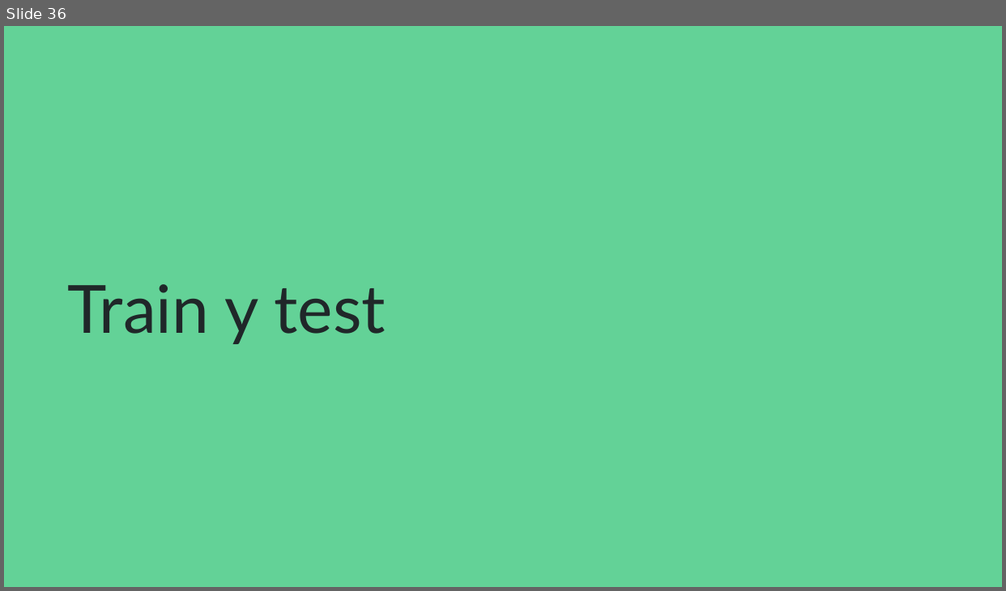
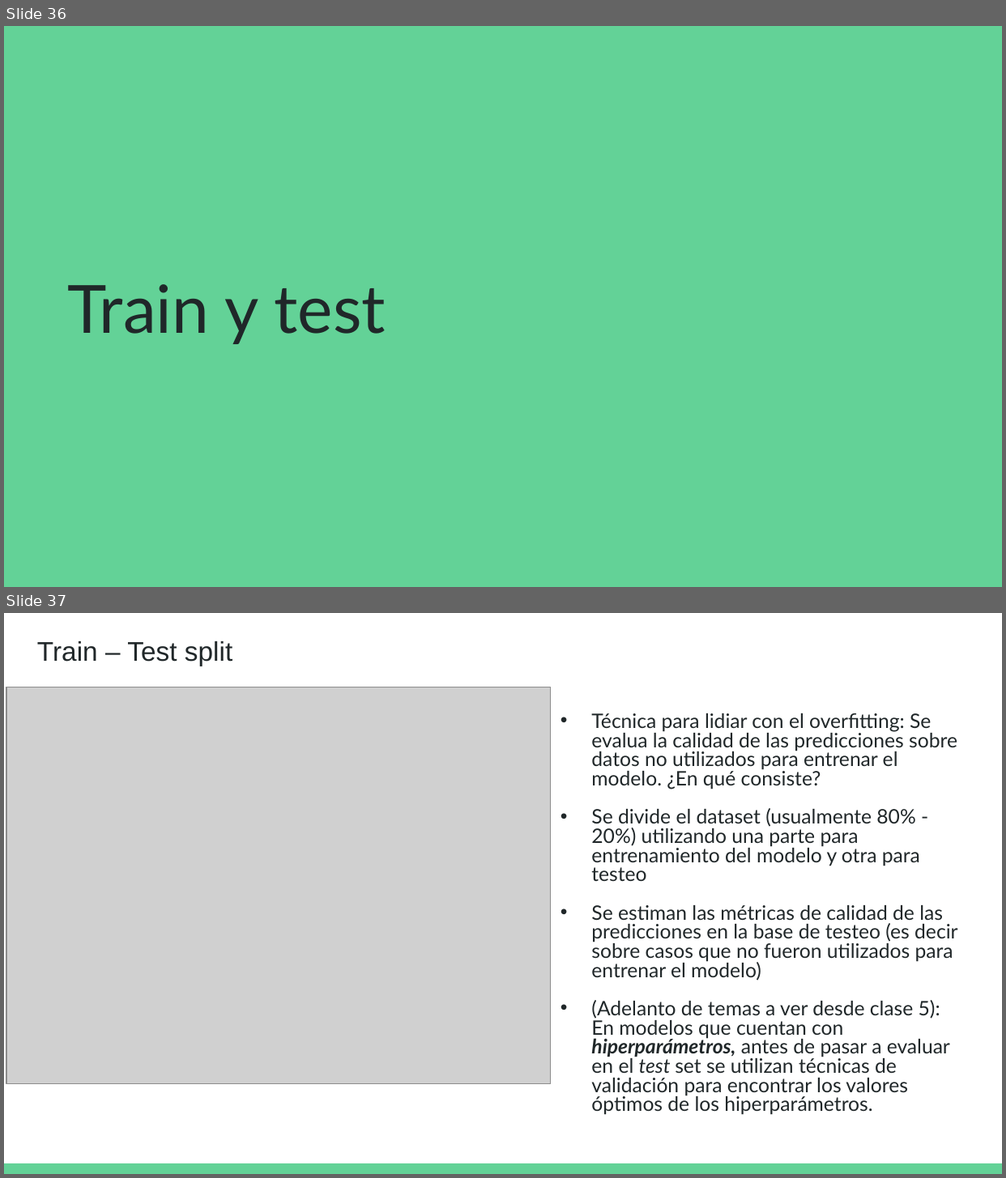
Before and after one commit to DCSCyHD/2023_modulo_3, a slide deck: clase1/teorica_1.pptx. Shown one above the other, each under a label of ours: slide 36 before the commit, slides 36 and 37 after it. The pictures are 1006x591 and 1006x1178 pixels, drawn with LibreOffice and Linux fonts; fonts in the diff are those of the drawing; grey boxes stand for pictures. Boxes give left, top, right and bottom in pixels: in the first picture for what was removed or moved away, otherwise in the second. Text is boxed around its words. In the diff, an @@ line names an element or a change of style, - is before the commit and + after.

Commit message:
clase 1 final

```diff
--- a/clase1/teorica_1.pptx
+++ b/clase1/teorica_1.pptx
@@ slide 37 added at [4, 613, 1002, 1174], background #FFFFFF @@
@@ text added at [37, 641, 232, 666], 19.5 pt, text #202729 @@
+Train – Test split
@@ picture added at [6, 687, 550, 1084] @@
@@ text added at [591, 713, 957, 1115], 14.4 pt, text #202729 @@
+• Técnica para lidiar con el overfitting: Se evalua la calidad de las predicciones sobre datos no utilizados para entrenar el modelo. ¿En qué consiste?
+• Se divide el dataset (usualmente 80% - 20%) utilizando una parte para entrenamiento del modelo y otra para testeo
+• Se estiman las métricas de calidad de las predicciones en la base de testeo (es decir sobre casos que no fueron utilizados para entrenar el modelo)
+• (Adelanto de temas a ver desde clase 5): En modelos que cuentan con hiperparámetros, antes de pasar a evaluar en el test set se utilizan técnicas de validación para encontrar los valores óptimos de los hiperparámetros.
@@ rectangle added at [4, 1164, 1002, 1174], fill #63D297 @@
```
Also in this commit, not shown: 3 slides changed, 2 other slides added, 5 other files.
